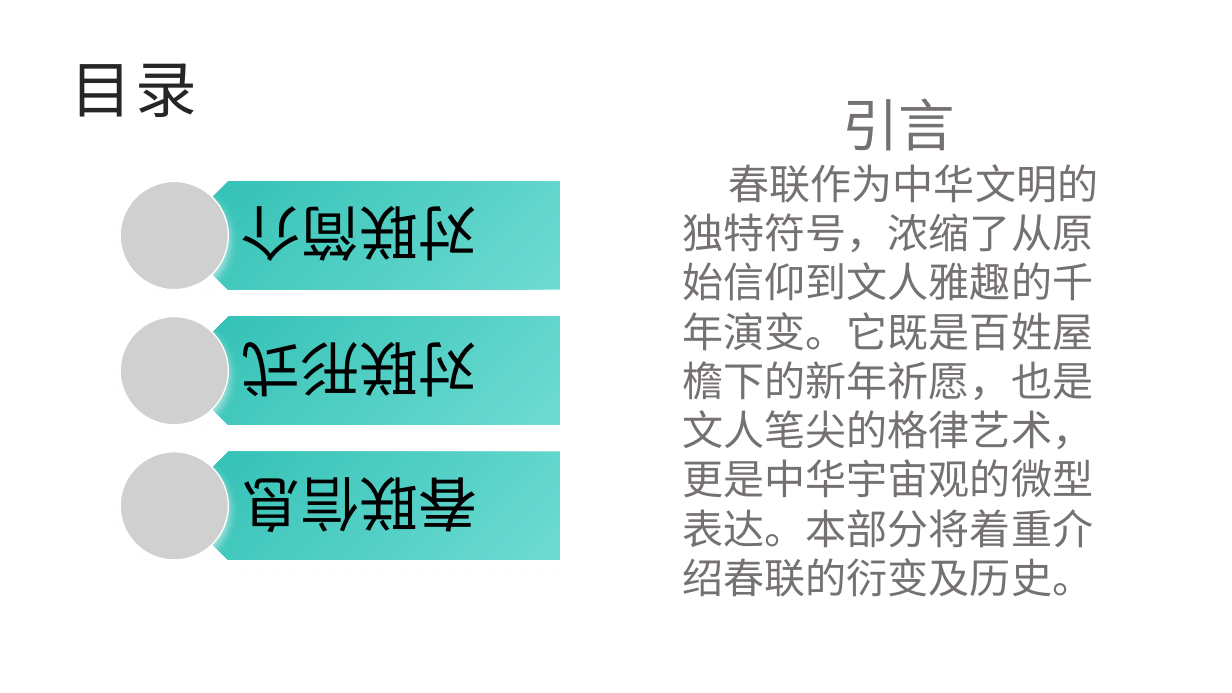
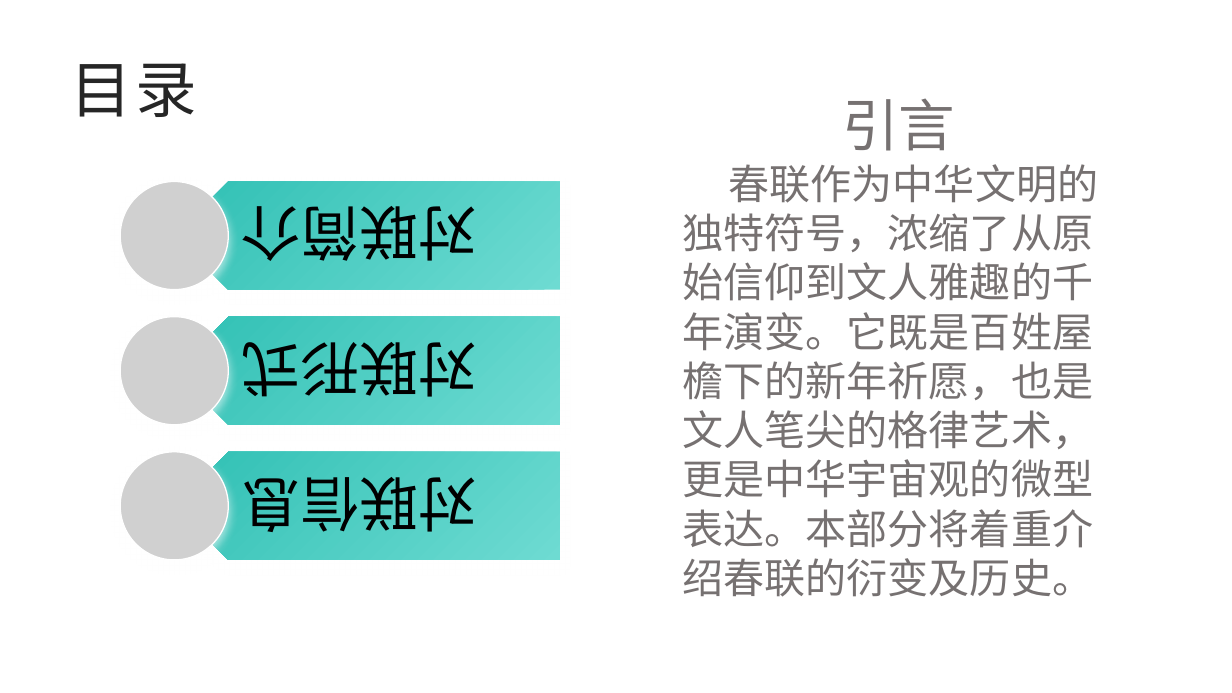
Before and after one commit to GEJISO/gejiso.github.io, a slide deck: slide 2 of downloads/对联.pptx. Drawn at 1232x693 pixels with LibreOffice and Linux fonts; fonts in the diff are those of the drawing; grey boxes stand for pictures; background and template pictures are left out. Boxes give left, top, right and bottom in pixels: in the first picture for what was removed or moved away, otherwise in the second. Text is boxed around its words. In the diff, an @@ line names an element or a change of style, - is before the commit and + after.

```diff
--- a/downloads/对联.pptx
+++ b/downloads/对联.pptx
@@ text at (x1=242, y1=477, x2=478, y2=532): text changed @@
-春联信息
+对联信息
```
Also in this commit, not shown: 1 other file.
